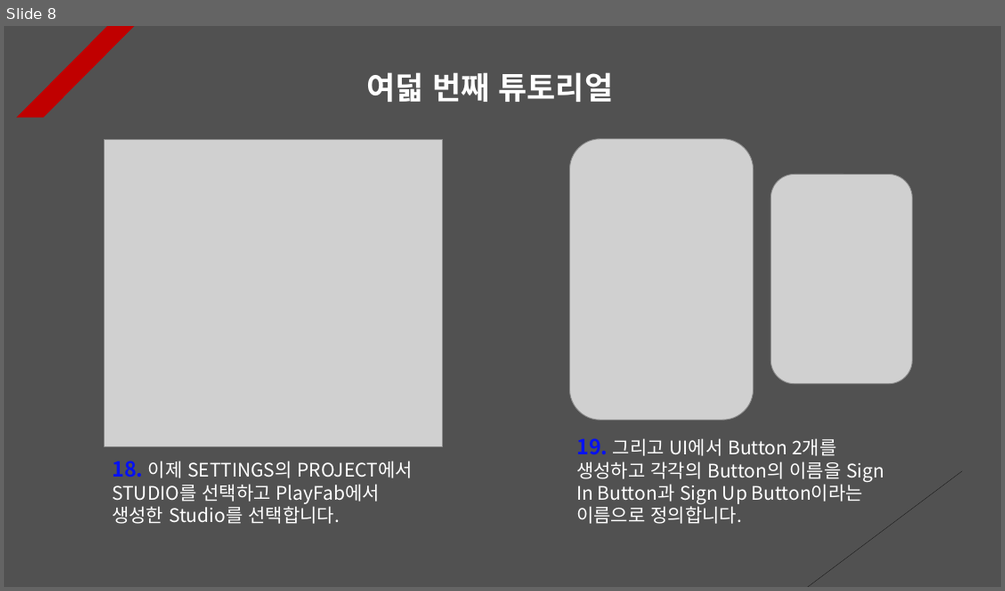
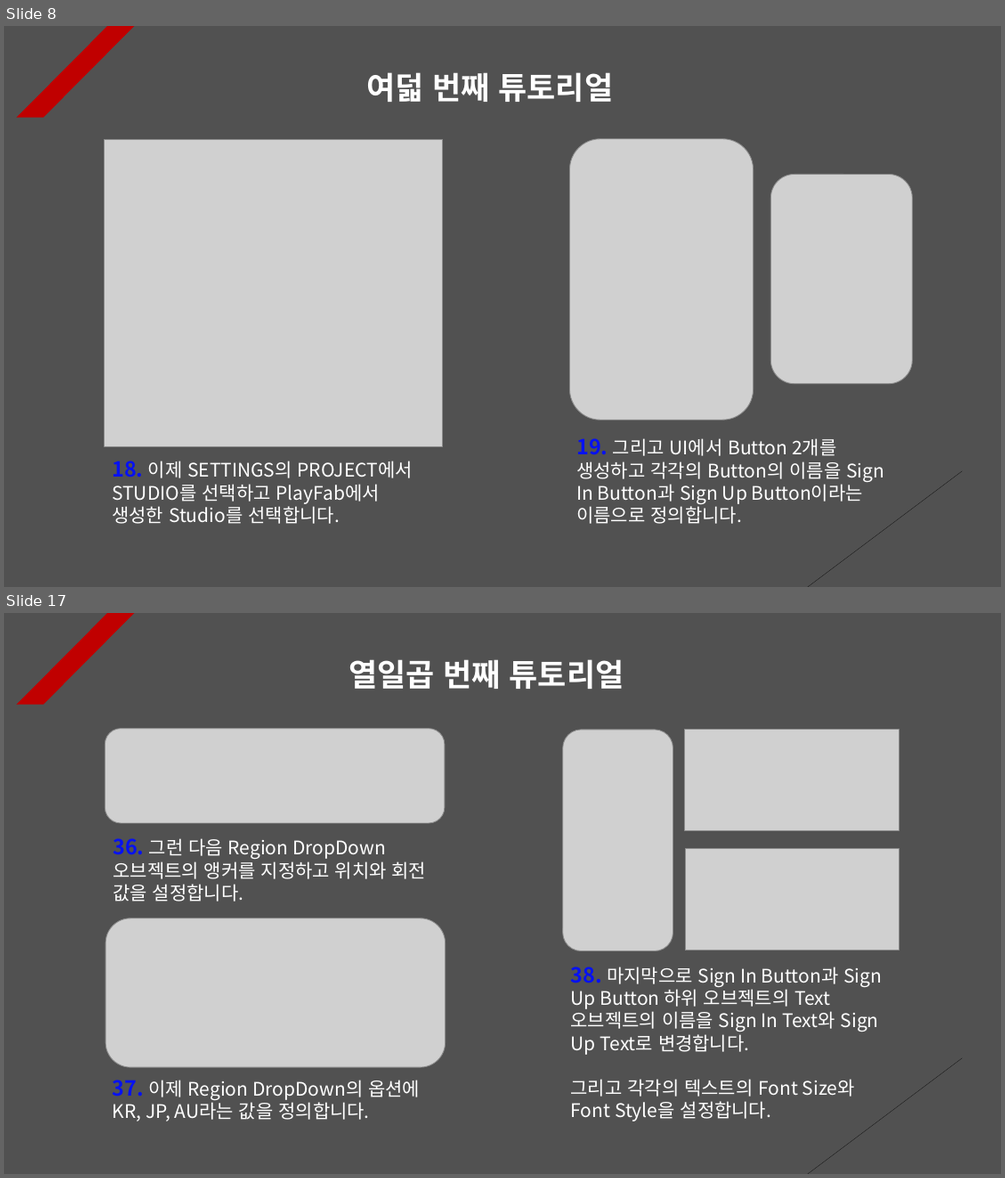
Before and after one commit to Unity2033/3D-UnityEngine, a slide deck: Assets/Class/Photon Server/PPT Data/Photon PlayFab.pptx. Shown one above the other, each under a label of ours: slide 8 before the commit, slides 8 and 17 after it; the slides between them are not shown. The pictures are 1005x591 and 1005x1178 pixels, drawn with LibreOffice and Linux fonts; fonts in the diff are those of the drawing; grey boxes stand for pictures. Boxes give left, top, right and bottom in pixels: in the first picture for what was removed or moved away, otherwise in the second. Text is boxed around its words. In the diff, an @@ line names an element or a change of style, - is before the commit and + after.

```diff
--- a/Assets/Class/Photon Server/PPT Data/Photon PlayFab.pptx
+++ b/Assets/Class/Photon Server/PPT Data/Photon PlayFab.pptx
@@ slide 17 added at (4,613,1001,1174), background #515151; not listed: 2 template elements that a slide beside it also shows @@
@@ text added at (348,659,624,689), 30 pt, text #FFFFFF, bold @@
+열일곱 번째 튜토리얼
@@ picture added at (105,728,445,823) @@
@@ picture added at (563,730,672,951) @@
@@ picture added at (685,729,898,830) @@
@@ text added at (113,838,427,901), 18 pt, text #FFFFFF @@
+36. 그런 다음 Region DropDown 오브젝트의 앵커를 지정하고 위치와 회전 값을 설정합니다.
@@ picture added at (685,849,898,950) @@
@@ picture added at (105,918,445,1067) @@
@@ text added at (571,966,882,1121), 18 pt, text #FFFFFF @@
+38. 마지막으로 Sign In Button과 Sign Up Button 하위 오브젝트의 Text 오브젝트의 이름을 Sign In Text와 Sign Up Text로 변경합니다.
+그리고 각각의 텍스트의 Font Size와 Font Style을 설정합니다.
@@ text added at (113,1079,420,1121), 18 pt, text #FFFFFF @@
+37. 이제 Region DropDown의 옵션에 KR, JP, AU라는 값을 정의합니다.
```
Also in this commit, not shown: 7 slides changed, 1 other slide added, 1 slide removed, 26 other files.
